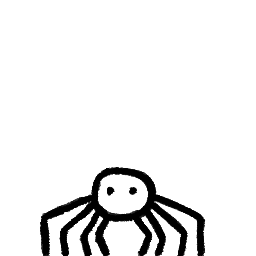
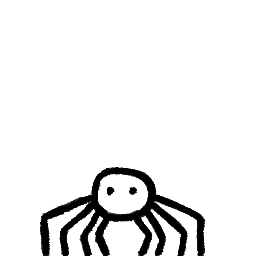
Before/after of a 256px x 256px layered artwork. What changed in the layer stack:
painted on "Head" over [97, 173, 149, 215]
